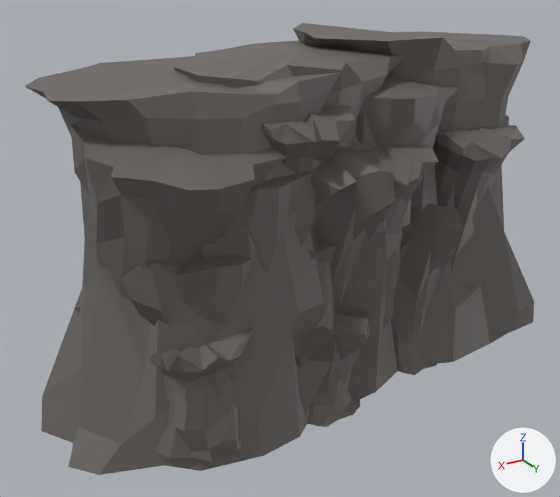
Renders of the FBX model Assets/Models/Environment/Rocks/Rock_cliff.fbx from each side of a commit.
Before and after are seen from a 50 mm camera at (5.65, 12.19, 7.63) aimed at (-1.99, -0.53, 1.27). Arrows for +X, +Y and +Z are at lower right; the lights stay in place. Where no turn or scale is listed for an object, it has been applied to the vertices.

The first picture shows 'Cliff_rock11_geo', 'Cliff_rock12_geo', 'Cliff_rock12_geo1', 'Cliff_rock12_geo2', 'Cliff_rock1_geo', 'Cliff_rock2_geo', 'Cliff_rock3_geo', 'Cliff_rock4_geo', 'Cliff_rock5_geo', 'Cliff_rock6_geo', 'Cliff_rock7_geo', 'Cliff_rock8_geo', 'Cliff_rock9_geo', 'Cliff_rock9_geo1', 'Cliff_rock_10_geo'.
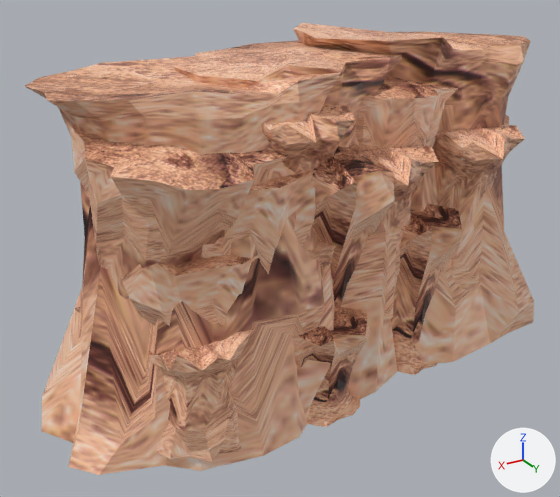
Location of each change, (x1, y1, x2, y2) in pixels of the pictures (560 x 497 px):
'Cliff_rock1_geo', surface changed (grey to brown): (25, 56, 341, 475) in both
'Cliff_rock3_geo', surface changed (grey to beige): (293, 23, 534, 364) in both
'Cliff_rock9_geo1', surface changed (grey to brown): (70, 125, 288, 340) in both
'Cliff_rock2_geo', surface changed (grey to beige): (174, 40, 402, 415) in both
'Cliff_rock11_geo', surface changed (grey to brown): (149, 330, 254, 462) in both
'Cliff_rock8_geo', surface changed (grey to brown): (311, 142, 395, 308) in both
'Cliff_rock9_geo', surface changed (grey to beige): (433, 115, 525, 291) in both
'Cliff_rock4_geo', surface changed (black to brown): (391, 204, 462, 375) in both
'Cliff_rock6_geo', surface changed (grey to beige): (122, 255, 259, 326) in both
'Cliff_rock12_geo2', surface changed (grey to brown): (356, 75, 458, 197) in both
'Cliff_rock7_geo', surface changed (grey to beige): (201, 170, 316, 274) in both
'Cliff_rock_10_geo', surface changed (grey to brown): (292, 307, 370, 427) in both
'Cliff_rock12_geo', surface changed (grey to brown): (358, 146, 439, 329) in both
'Cliff_rock12_geo1', surface changed (grey to brown): (262, 105, 355, 174) in both
'Cliff_rock5_geo', surface changed (black to brown): (308, 242, 336, 280) in both

The edits, one by one:
Picture 'Rock_red.jpg' (img_rock_red_jpg) is new.
In material 'Cliff_rock_mtl' (mat_cliff_rock_mtl), base_color is no longer (0.148, 0.135, 0.126), dark grey #6b6763.
In material 'Cliff_rock_mtl' (mat_cliff_rock_mtl), texture is now set to img_rock_red_jpg.
